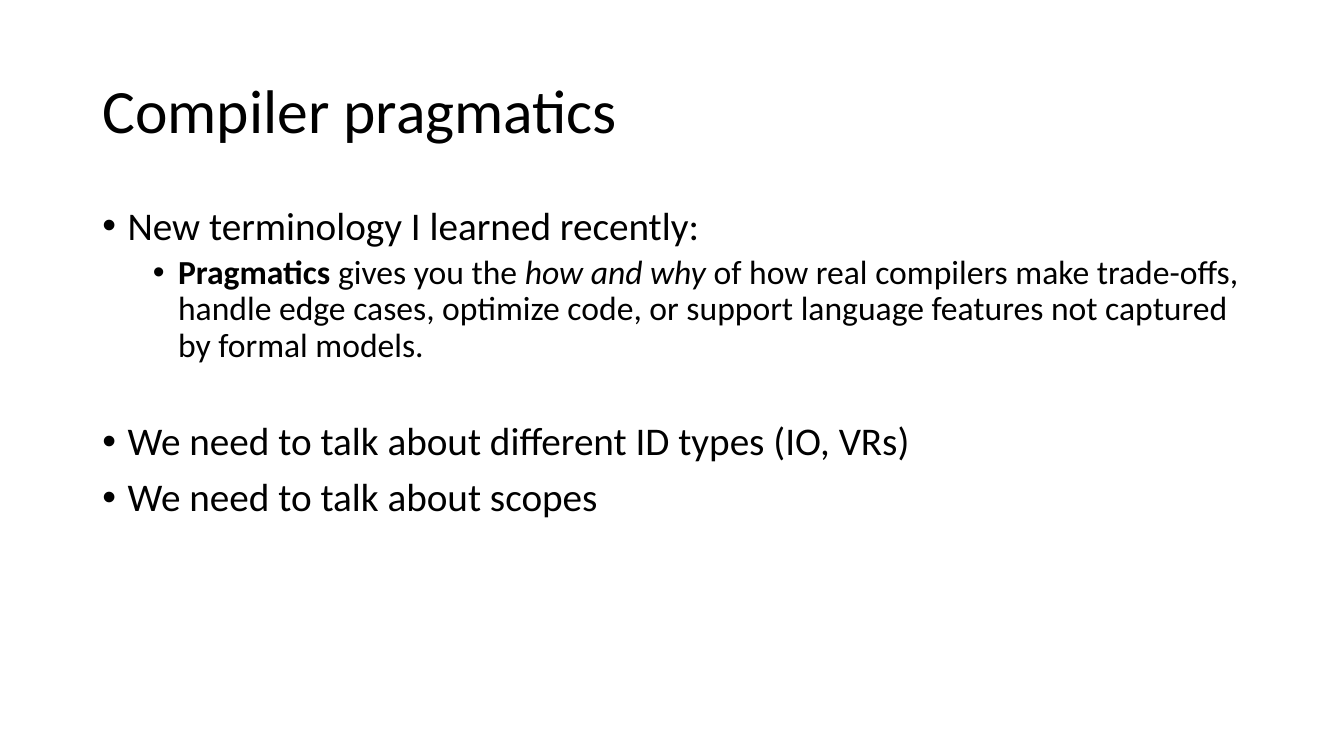
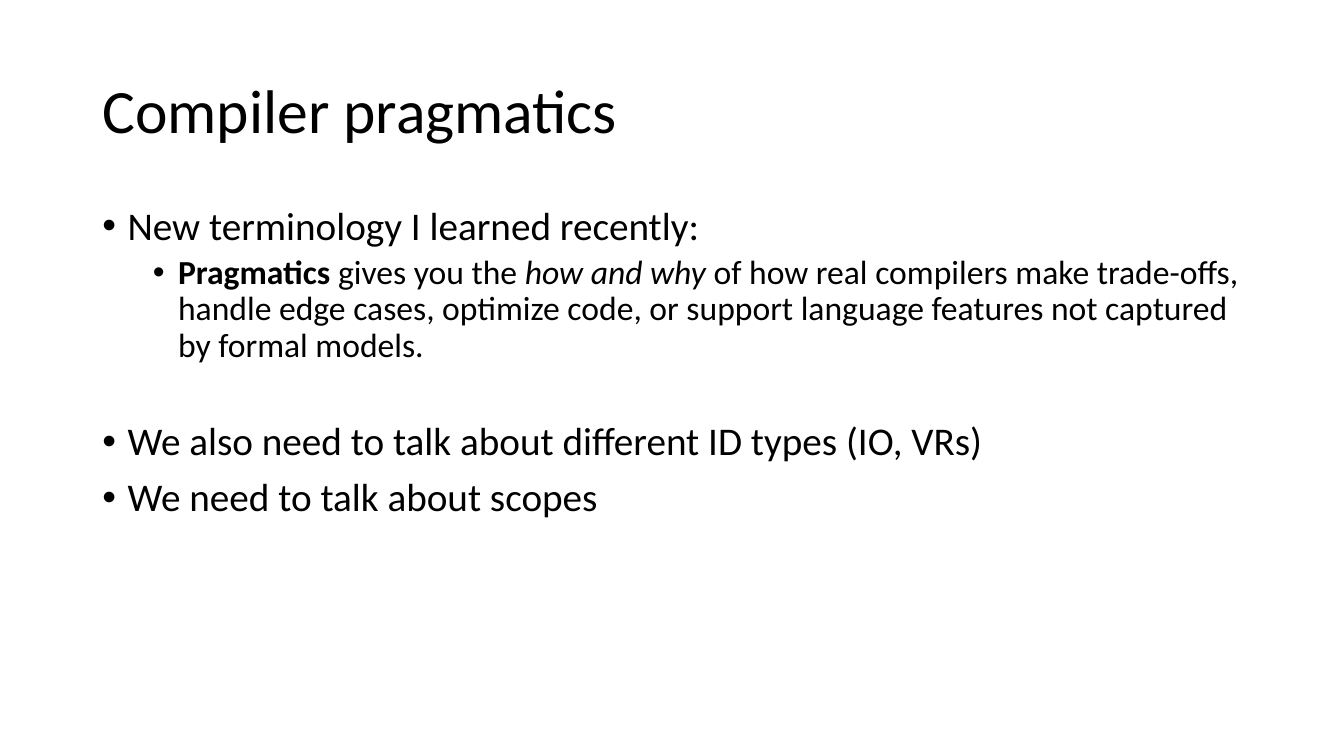
Before and after one commit to siero/CSE110A-W26, a slide deck: slide 73 of PDFS/C110-M3-04-FUNCTIONS-IR-SCOPE.pptx (slide 72 before the commit). Drawn at 1344x756 pixels with LibreOffice and Linux fonts; fonts in the diff are those of the drawing. Boxes give left, top, right and bottom in pixels: in the first picture for what was removed or moved away, otherwise in the second. Text is boxed around its words. In the diff, an @@ line names an element or a change of style, - is before the commit and + after.

```diff
--- a/PDFS/C110-M3-04-FUNCTIONS-IR-SCOPE.pptx
+++ b/PDFS/C110-M3-04-FUNCTIONS-IR-SCOPE.pptx
@@ text at bbox=[128, 426, 982, 462]: text changed @@
-• We need to talk about different ID types (IO, VRs)
+• We also need to talk about different ID types (IO, VRs)
```
Also in this commit, not shown: 51 other slides changed, 4 slides added, 4 slides removed, 1 other file.
